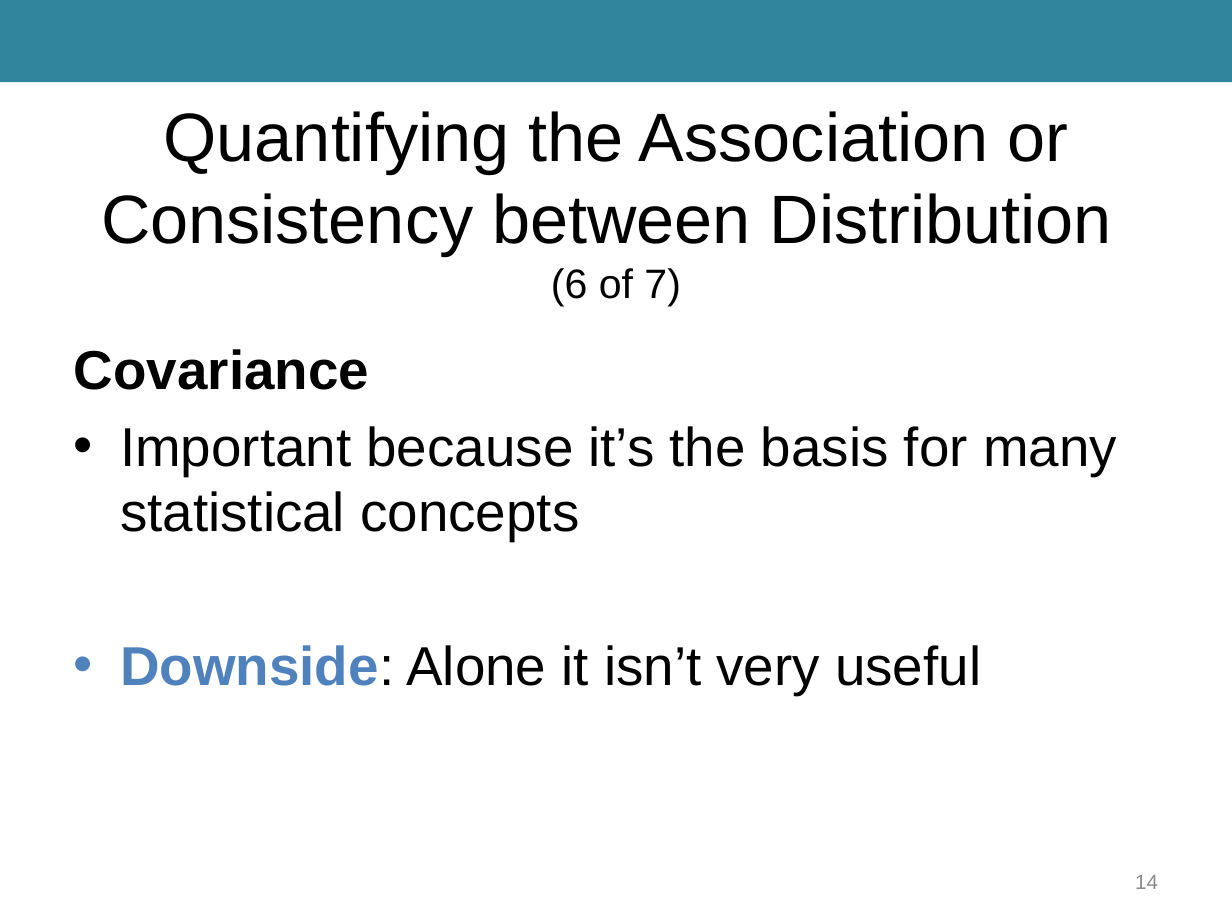
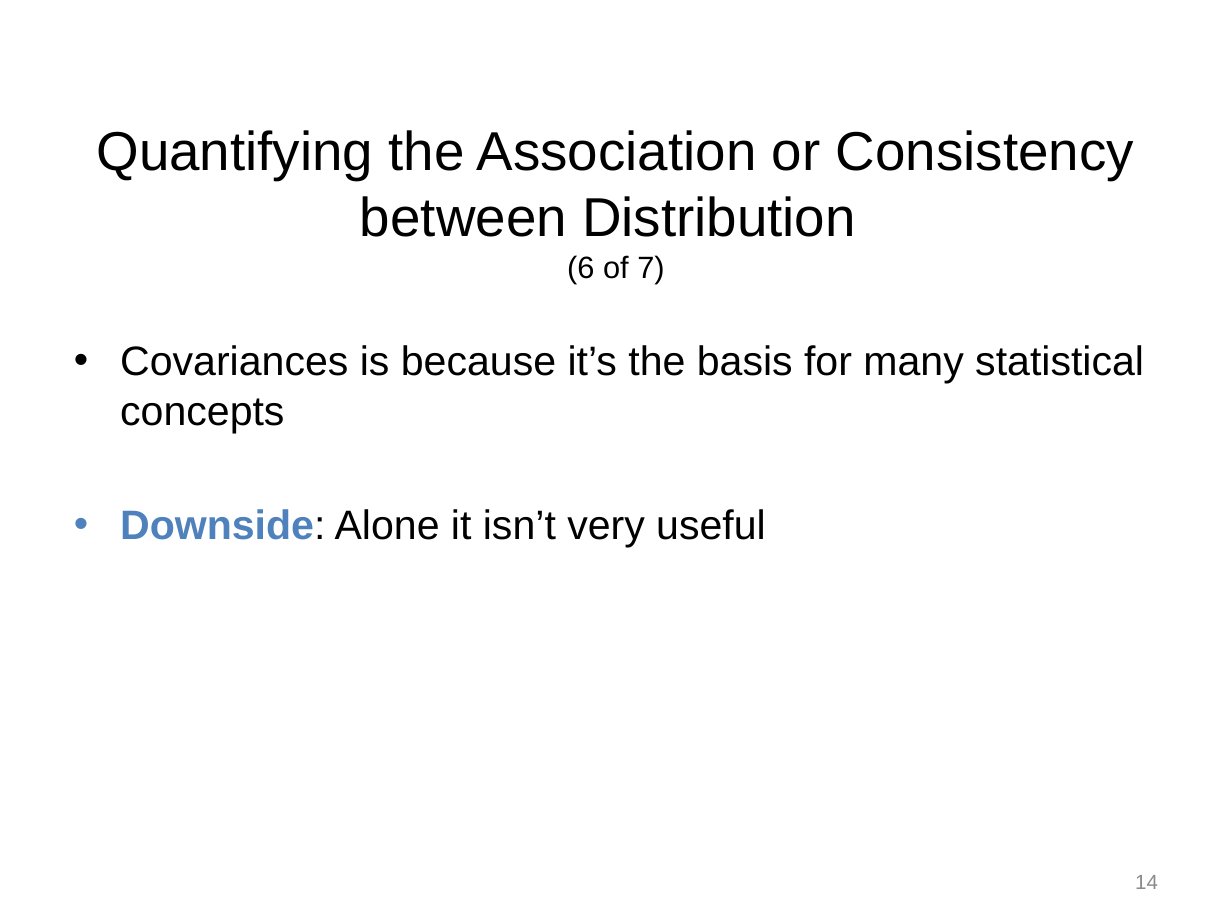
Before and after one commit to npm27/Teaching-Materials, a slide deck: slide 14 of Tests and Eval/Slides/3 Chapter 3.pptx. Drawn at 1232x924 pixels with LibreOffice and Linux fonts; fonts in the diff are those of the drawing. Boxes give left, top, right and bottom in pixels: in the first picture for what was removed or moved away, otherwise in the second. Text is boxed around its words. In the diff, an @@ line names an element or a change of style, - is before the commit and + after.

```diff
--- a/Tests and Eval/Slides/3 Chapter 3.pptx
+++ b/Tests and Eval/Slides/3 Chapter 3.pptx
@@ rectangle removed at <box>0,0,1232,83</box> @@
@@ title "Quantifying the Association or Consistency ..." at <box>96,130,1134,283</box>: size 40 to 32 pt; size 24 to 18 pt in "(6 of 7)" @@
@@ text at <box>120,345,1144,433</box>: text changed; size 32 to 24 pt @@
-Covariance
-• Important because it’s the basis for many statistical concepts
+• Covariances is because it’s the basis for many statistical concepts
@@ text at <box>120,509,766,548</box>: size 32 to 24 pt in "Downside: Alone it isn’t very useful"; less space between paragraphs @@
```
Also in this commit, not shown: 22 other slides changed, 2 slides added, 1 slide removed, 9 other files.
